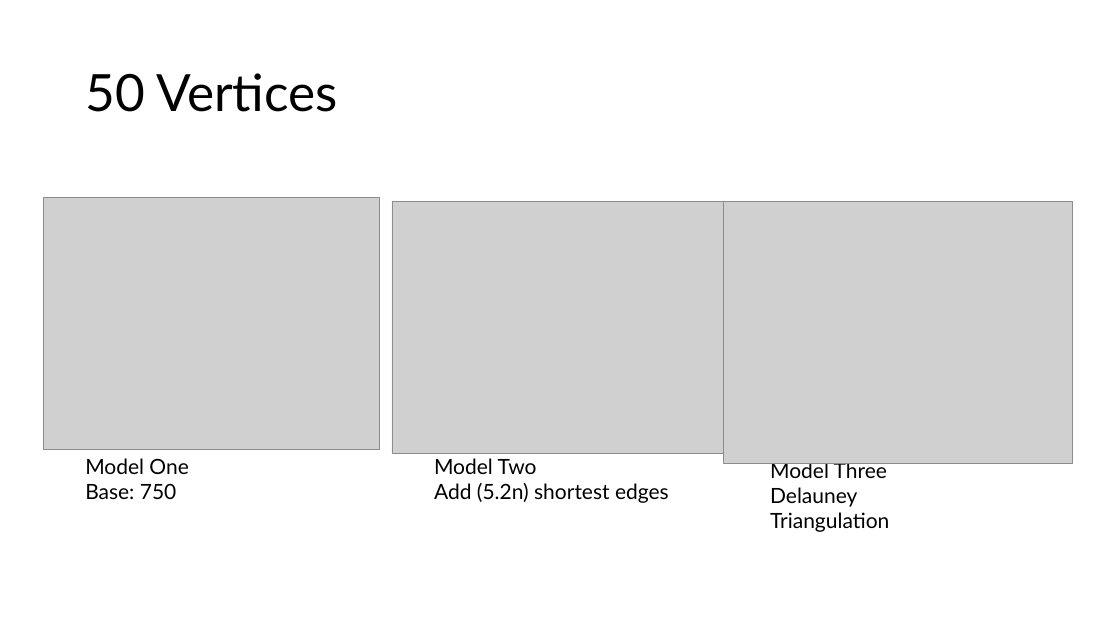
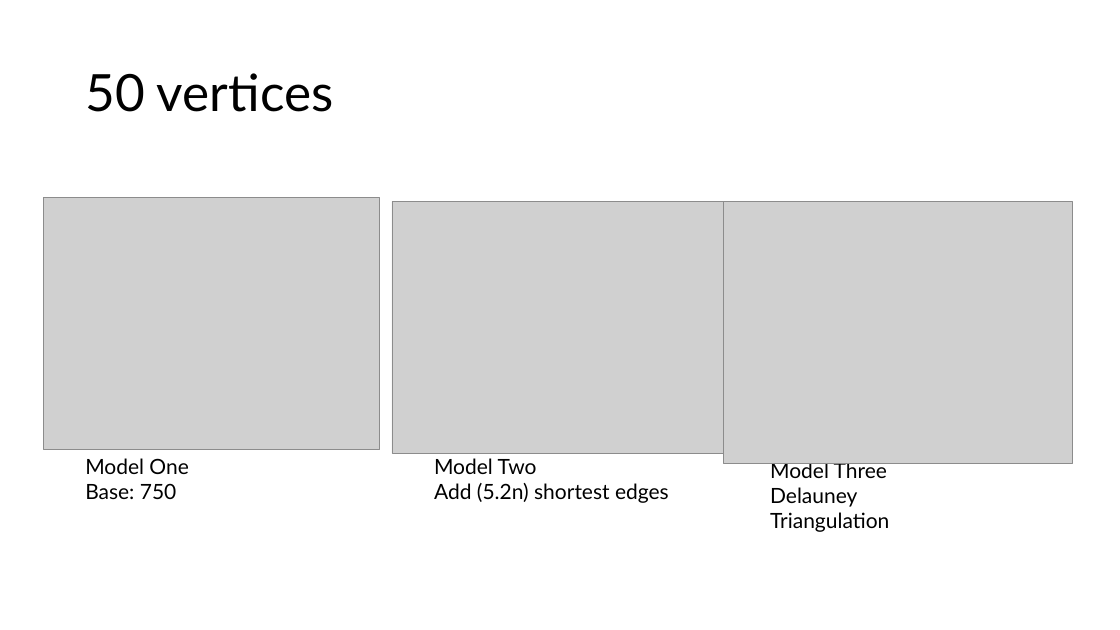
Before and after one commit to afr13dman/senior-thesis, a slide deck: slide 21 of thesis-models.pptx. Drawn at 1120x630 pixels with LibreOffice and Linux fonts; fonts in the diff are those of the drawing; grey boxes stand for pictures. Boxes give left, top, right and bottom in pixels: in the first picture for what was removed or moved away, otherwise in the second. Text is boxed around its words. In the diff, an @@ line names an element or a change of style, - is before the commit and + after.

```diff
--- a/thesis-models.pptx
+++ b/thesis-models.pptx
@@ title at (85,73,334,112): text changed @@
-50 Vertices
+50 vertices
```
Also in this commit, not shown: 4 other slides changed, 5 other files.
